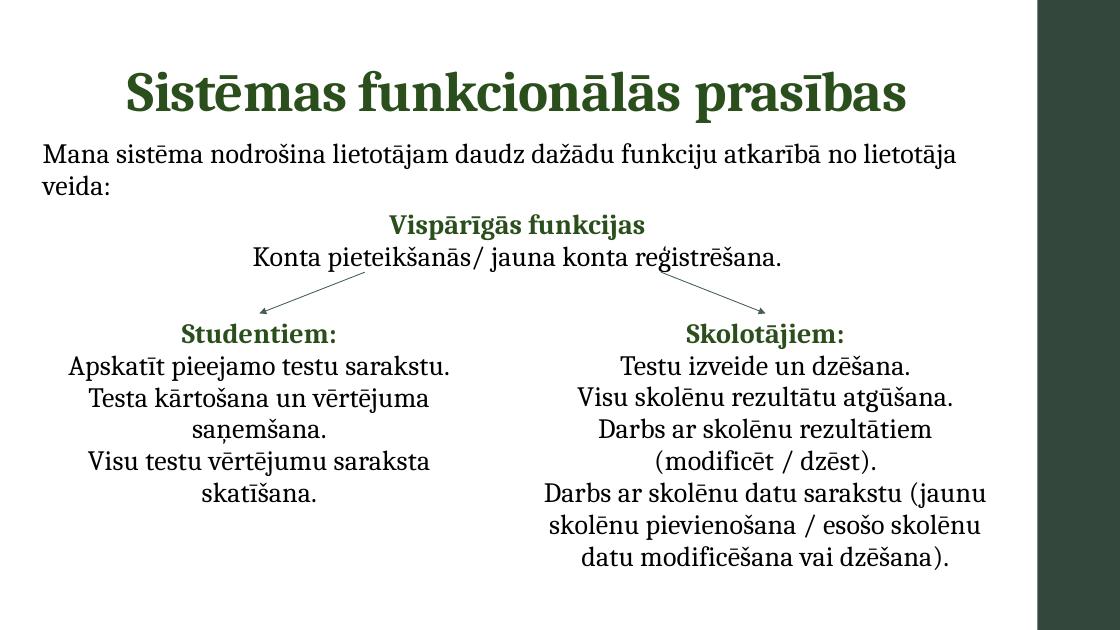
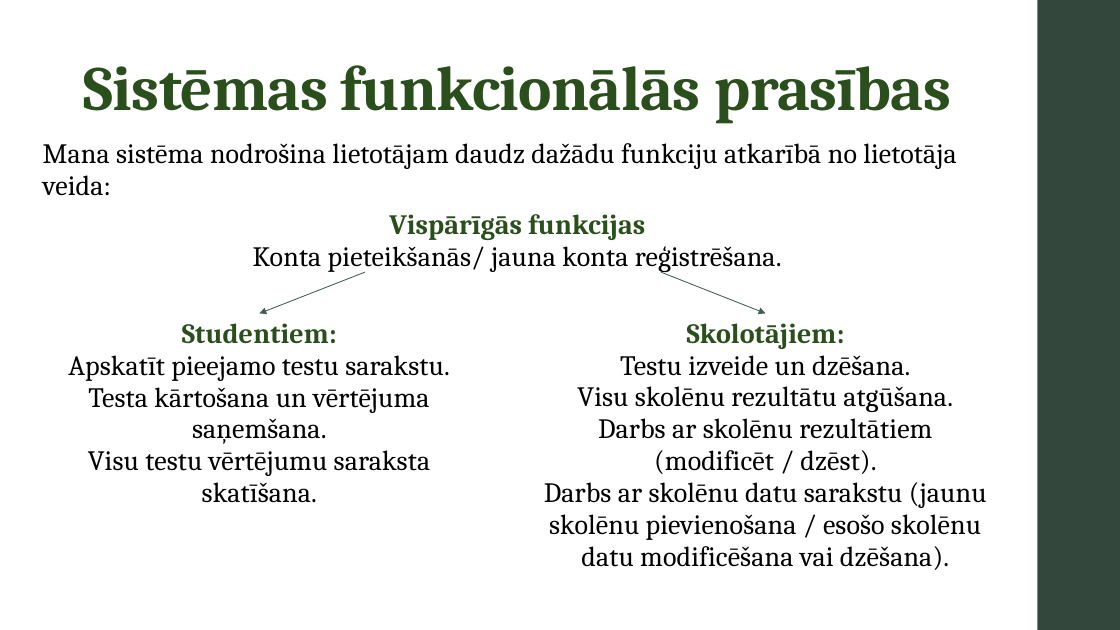
Before and after one commit to klasvill16/PD1_Rulevics, a slide deck: slide 3 of PD1_Prezentacija_Rulevics.pptx. Drawn at 1120x630 pixels with LibreOffice and Linux fonts; fonts in the diff are those of the drawing. Boxes give left, top, right and bottom in pixels: in the first picture for what was removed or moved away, otherwise in the second. Text is boxed around its words. In the diff, an @@ line names an element or a change of style, - is before the commit and + after.

```diff
--- a/PD1_Prezentacija_Rulevics.pptx
+++ b/PD1_Prezentacija_Rulevics.pptx
@@ title "Sistēmas funkcionālās prasības" at [84, 65, 952, 124]: size 48.6 to 54 pt @@
```
Also in this commit, not shown: 1 other slide changed, 2 slides added, 2 other files.
